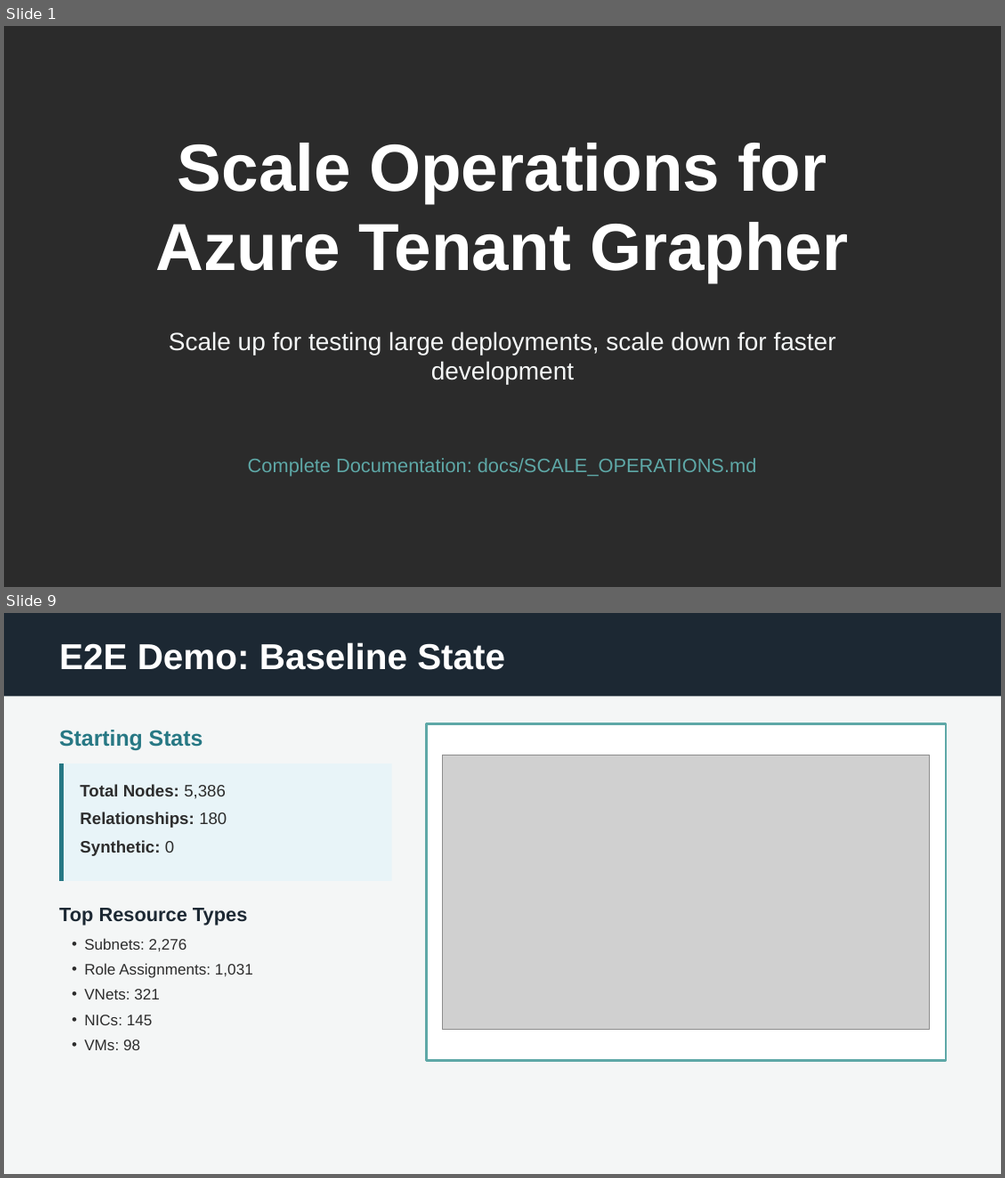
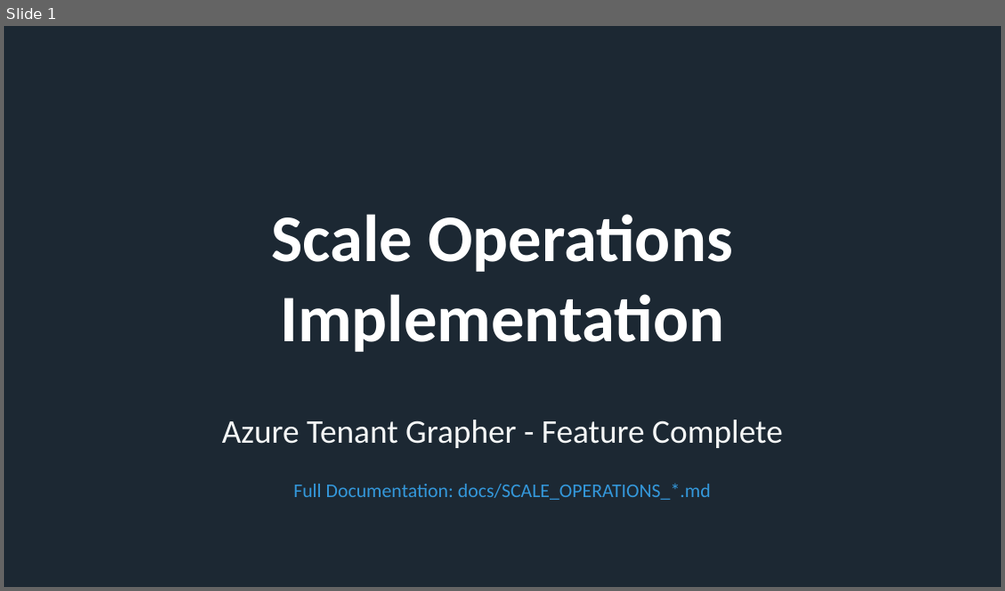
Before and after one commit to rysweet/azure-tenant-grapher, a slide deck: Scale_Operations_Implementation.pptx. Shown one above the other, each under a label of ours: slides 1 and 9 before the commit, slide 1 after it; the slides between them are not shown. The pictures are 1005x1178 and 1005x591 pixels, drawn with LibreOffice and Linux fonts; fonts in the diff are those of the drawing; grey boxes stand for pictures; background and template pictures are left out; a plain dark background stands for a picture behind light text. Boxes give left, top, right and bottom in pixels: in the first picture for what was removed or moved away, otherwise in the second. Text is boxed around its words. In the diff, an @@ line names an element or a change of style, - is before the commit and + after.

```diff
--- a/Scale_Operations_Implementation.pptx
+++ b/Scale_Operations_Implementation.pptx
@@ slide 9 removed at bbox=[4, 613, 1001, 1174], background #F4F6F6 @@
@@ rectangle removed at bbox=[4, 613, 1001, 696] @@
@@ text removed at bbox=[59, 642, 505, 670] @@
-E2E Demo: Baseline State
@@ text removed at bbox=[59, 730, 203, 751] @@
-Starting Stats
@@ rectangle removed at bbox=[427, 723, 946, 1061] @@
@@ rectangle removed at bbox=[60, 763, 392, 881] @@
@@ line removed from (62, 763) to (62, 881) @@
@@ picture removed at bbox=[443, 755, 930, 1029] @@
@@ text removed at bbox=[80, 784, 226, 799] @@
-Total Nodes: 5,386
@@ text removed at bbox=[80, 811, 226, 827] @@
-Relationships: 180
@@ text removed at bbox=[80, 840, 174, 856] @@
-Synthetic: 0
@@ text removed at bbox=[59, 908, 247, 925] @@
-Top Resource Types
@@ text removed at bbox=[84, 938, 253, 1050] @@
-• Subnets: 2,276
-• Role Assignments: 1,031
-• VNets: 321
-• NICs: 145
-• VMs: 98
@@ slide 1 changed as well @@
@@ background picture (left out) to #1C2833 @@
@@ text at bbox=[272, 214, 733, 352]: text changed; font Arial to Calibri @@
-Scale Operations for Azure Tenant Grapher
+Scale Operations
+Implementation
@@ vertical alignment top to middle in 3 elements at bbox=[293, 483, 711, 499], bbox=[272, 214, 733, 352], bbox=[222, 419, 783, 448] @@
@@ text at bbox=[222, 419, 783, 448]: text changed; size 18 to 24 pt; font Arial to Calibri @@
-Scale up for testing large deployments, scale down for faster development
+Azure Tenant Grapher - Feature Complete
@@ text at bbox=[293, 483, 711, 499]: text changed; font Arial to Calibri; text colour #5EA8A7 to #3498DB @@
-Complete Documentation: docs/SCALE_OPERATIONS.md
+Full Documentation: docs/SCALE_OPERATIONS_*.md
```
Also in this commit, not shown: 10 slides added, 9 other slides removed.
